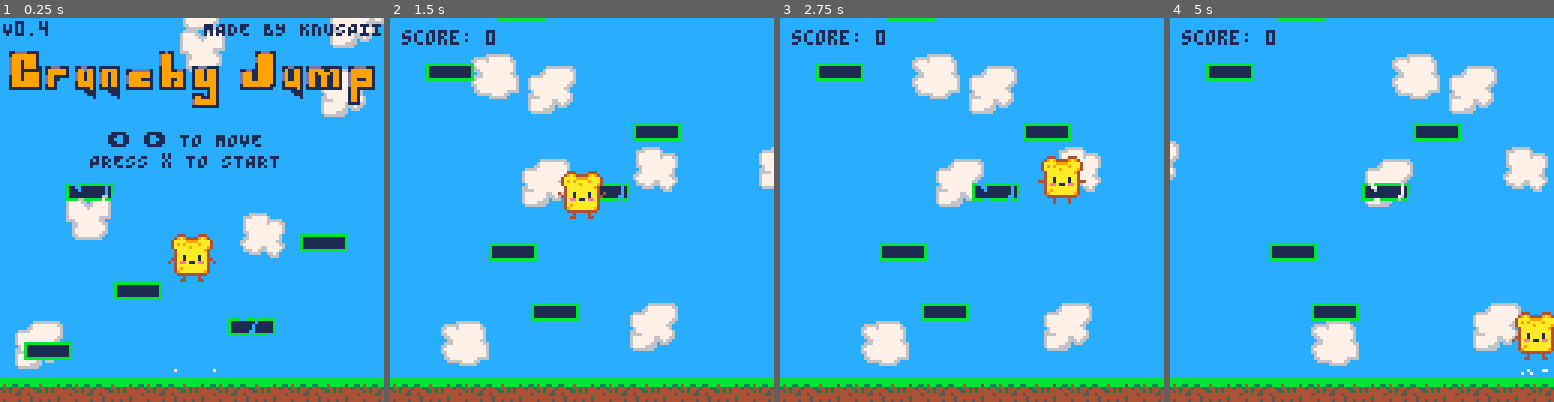
Above: before the commit, frames 1-4 (left to right).
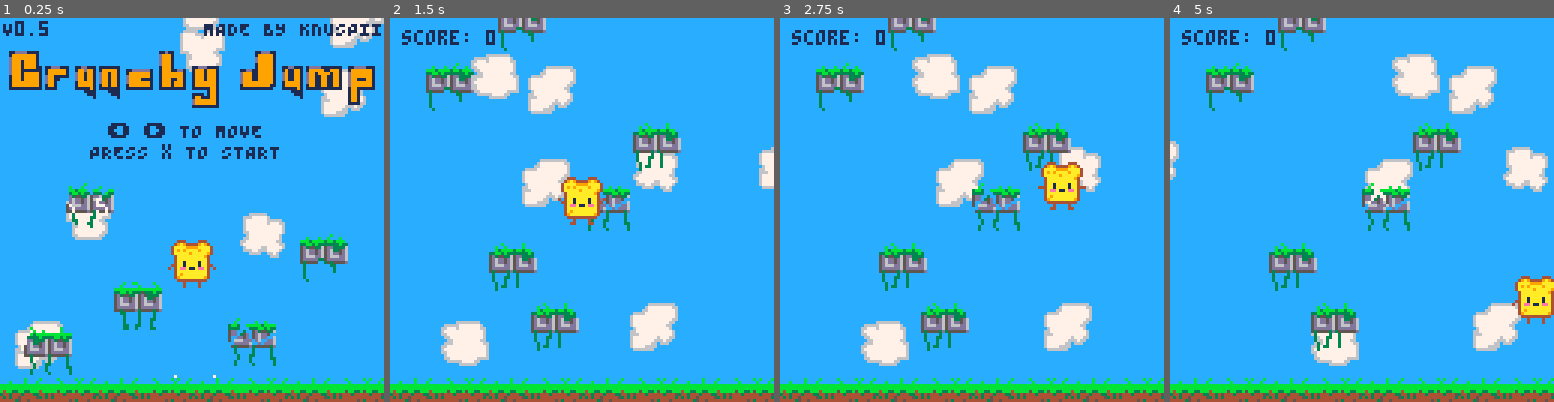
Above: after the commit, the same moments.

Repository: Knuspii/crunchy-jump
Game: PICO-8 cartridge crunchy_jump.p8
Same seed, same stepped clock (60 frames per second), same inputs: the game is played once before the commit and once after it.
Inputs:
- Up to frame 1 (0.25 s): no input
- Up to frame 2 (1.5 s): tap X (X key) at 0.33, 1.07 s
- Up to frame 3 (2.75 s): hold Right 1.6-2.1 s; tap X (X key) at 1.85 s; hold Right from 2.47 s (still down)
- Up to frame 4 (5 s): tap X (X key) at 2.97, 4.08 s; release Right at 3.03 s; hold Left 3.08-3.58 s; hold Right 4.02-4.68 s

The runs differ from the first frame. In frame 1, 12% of the frame differs, in the area x 0-100%, y 0-100%; in frame 2, 10%; in frame 3, 10%; in frame 4, 12%.

Commit message:
0.5 improved sprite designs

Diff:
--- a/crunchy_jump.p8
+++ b/crunchy_jump.p8
@@ -11,13 +11,17 @@
 -- 006 = game over
 
 -- platforms
--- 096 = normal
--- 098 = broken 1
--- 100 = broken 2
--- 102 = broken 3
-
--- grass
--- 064 065 066
+-- 072 = normal 1
+-- 074 = normal 2
+-- 076 = normal 3
+-- 078 = normal 4
+-- 096 = broken 1
+-- 098 = broken 2
+-- 100 = broken 3
+-- 102 = broken 4
+
+-- grass ground
+-- 064 065 066 067
 
 -- items
 -- 128 = spike 1
@@ -102,17 +106,31 @@
     for i=1,20 do
         local pw=16
         local px=flr(rnd(113))
-        local type="normal"
+        local type="normal1"
 
         if rnd(1)<0.25 then
-            local r=flr(rnd(3))
+            local r=flr(rnd(4))
 
             if r==0 then
                 type="broken1"
             elseif r==1 then
                 type="broken2"
+            elseif r==2 then
+                type="broken3"
             else
-                type="broken3"
+                type="broken4"
+            end
+        else
+            local r=flr(rnd(4))
+
+            if r==0 then
+                type="normal1"
+            elseif r==1 then
+                type="normal2"
+            elseif r==2 then
+                type="normal3"
+            else
+                type="normal4"
             end
         end
 
@@ -293,7 +311,7 @@
 
     add(items,{
         x=ix,
-        y=p.y-8,
+        y=p.y-6,
         w=8,
         h=8,
         type=type,
@@ -360,13 +378,13 @@
 end
 
 function broken_particles(x,y)
-    for i=1,60 do
+    for i=1,160 do
         add_particle(
             x+8+rnd(16)-8,
             y+8+rnd(12)-6,
             rnd(2)-1,
             -1-rnd(2),
-            11,
+            5,
             12+flr(rnd(10))
         )
     end
@@ -529,8 +547,8 @@
     -- NO PLATFORM COLLISION
     ------------------------------------------------
 
-    if player.y>104 then
-        player.y=104
+    if player.y>106 then
+        player.y=106
         player.dy=normal_jump
         player.sprite=2
 
@@ -641,12 +659,17 @@
                 and new_bottom>=p.y
 
             if hit_x and hit_y then
+
                 ------------------------------------------------
-                -- FIX
+                -- GROUND
                 ------------------------------------------------
 
-                player.y=
-                    p.y-player.hh-2
+                if p.type=="ground" then
+                    player.y=p.y-14
+                    player.dy=jump
+                    player.sprite=2
+                    break
+                end
 
                 ------------------------------------------------
                 -- BROKEN
@@ -654,7 +677,8 @@
 
                 if p.type=="broken1"
                 or p.type=="broken2"
-                or p.type=="broken3" then
+                or p.type=="broken3"
+                or p.type=="broken4" then
 
                     player.dy=jump
                     player.sprite=2
@@ -813,11 +837,13 @@
 --------------------------------------------------
 
 function update_platforms()
-    ------------------------------------------------
-    -- REMOVE OLD
+
+    ------------------------------------------------
+    -- REMOVE OLD PLATFORMS
     ------------------------------------------------
 
     for p in all(platforms) do
+
         if p.type!="ground"
         and p.y-camera_y>140 then
 
@@ -831,38 +857,61 @@
     end
 
     ------------------------------------------------
-    -- HIGHEST
+    -- FIND HIGHEST PLATFORM
     ------------------------------------------------
 
     local highest=9999
 
     for p in all(platforms) do
-        if p.y<highest then
+
+        if p.type!="ground"
+        and p.y<highest then
             highest=p.y
         end
-    end
-
-    ------------------------------------------------
-    -- GENERATE
+
+    end
+
+    ------------------------------------------------
+    -- GENERATE NEW PLATFORMS
     ------------------------------------------------
 
     while highest>camera_y-40 do
+
         highest-=20
 
         local pw=16
         local px=flr(rnd(113))
-        local type="normal"
+
+        local type
 
         if rnd(1)<0.25 then
-            local r=flr(rnd(3))
+
+            local r=flr(rnd(4))
 
             if r==0 then
                 type="broken1"
             elseif r==1 then
                 type="broken2"
+            elseif r==2 then
+                type="broken3"
             else
-                type="broken3"
+                type="broken4"
             end
+
+        else
+
+            local r=flr(rnd(4))
+
+            if r==0 then
+                type="normal1"
+            elseif r==1 then
+                type="normal2"
+            elseif r==2 then
+                type="normal3"
+            else
+                type="normal4"
+            end
+
         end
 
         add_platform(
@@ -872,6 +921,39 @@
             type
         )
     end
+end
+
+--------------------------------------------------
+-- DRAW PLATFORM
+--------------------------------------------------
+
+function draw_platform(p)
+
+    if p.type=="normal1" then
+        spr(72,p.x,p.y,2,2)
+
+    elseif p.type=="normal2" then
+        spr(74,p.x,p.y,2,2)
+
+    elseif p.type=="normal3" then
+        spr(76,p.x,p.y,2,2)
+
+    elseif p.type=="normal4" then
+        spr(78,p.x,p.y,2,2)
+
+    elseif p.type=="broken1" then
+        spr(96,p.x,p.y,2,2)
+
+    elseif p.type=="broken2" then
+        spr(98,p.x,p.y,2,2)
+
+    elseif p.type=="broken3" then
+        spr(100,p.x,p.y,2,2)
+
+    elseif p.type=="broken4" then
+        spr(102,p.x,p.y,2,2)
+    end
+
 end
 
 --------------------------------------------------
@@ -889,52 +971,12 @@
 end
 
 --------------------------------------------------
--- DRAW PLATFORM
---------------------------------------------------
-
-function draw_platform(p)
-    if p.type=="normal" then
-        spr(
-            96,
-            p.x,
-            p.y,
-            2,
-            2
-        )
-    elseif p.type=="broken1" then
-        spr(
-            98,
-            p.x,
-            p.y,
-            2,
-            2
-        )
-    elseif p.type=="broken2" then
-        spr(
-            100,
-            p.x,
-            p.y,
-            2,
-            2
-        )
-    elseif p.type=="broken3" then
-        spr(
-            102,
-            p.x,
-            p.y,
-            2,
-            2
-        )
-    end
-end
-
---------------------------------------------------
 -- DRAW GROUND
 --------------------------------------------------
 
 function draw_ground()
     for x=0,120,8 do
-        local tile=64+(flr(x/8)%3)
+        local tile=64+(flr(x/8)%4)
 
         spr(
             tile,
@@ -1016,16 +1058,16 @@
     -- static decoration platforms
     add_platform(
         8,
-        108,
+        103,
         16,
-        "normal"
+        "normal1"
     )
 
     add_platform(
         38,
         88,
         16,
-        "normal"
+        "normal2"
     )
 
     add_platform(
@@ -1039,14 +1081,14 @@
         100,
         72,
         16,
-        "normal"
+        "normal3"
     )
 
     add_platform(
         22,
         55,
         16,
-        "broken3"
+        "broken4"
     )
 
     player.x=56
@@ -1070,7 +1112,7 @@
 
     -- GAME VERSION
     print(
-        "V0.4",
+        "V0.5",
         1,
         1,
         1
@@ -1084,16 +1126,16 @@
     )
 
     print(
+        "⬅️ ➡️ TO MOVE",
+        36,
+        35,
+        1
+    )
+
+    print(
         "PRESS x TO START",
         30,
-        45,
-        1
-    )
-
-    print(
-        "⬅️ ➡️ TO MOVE",
-        36,
-        38,
+        42,
         1
     )
 end
Not shown, changed: 33 lines of the sprite sheet (__gfx__) section of crunchy_jump.p8
Not shown, changed: crunchy_jump.js
Not shown, changed: index.html
